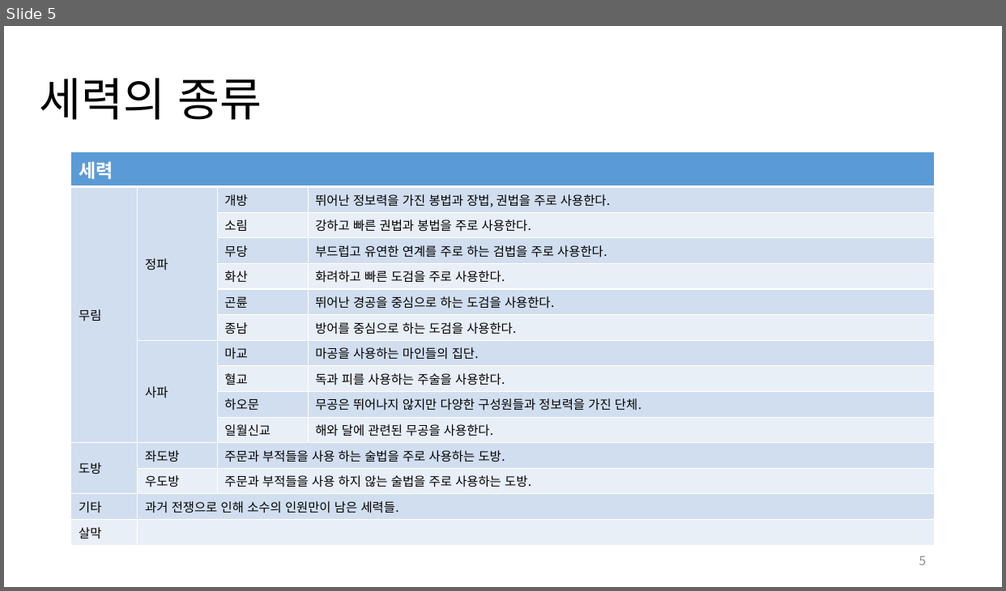
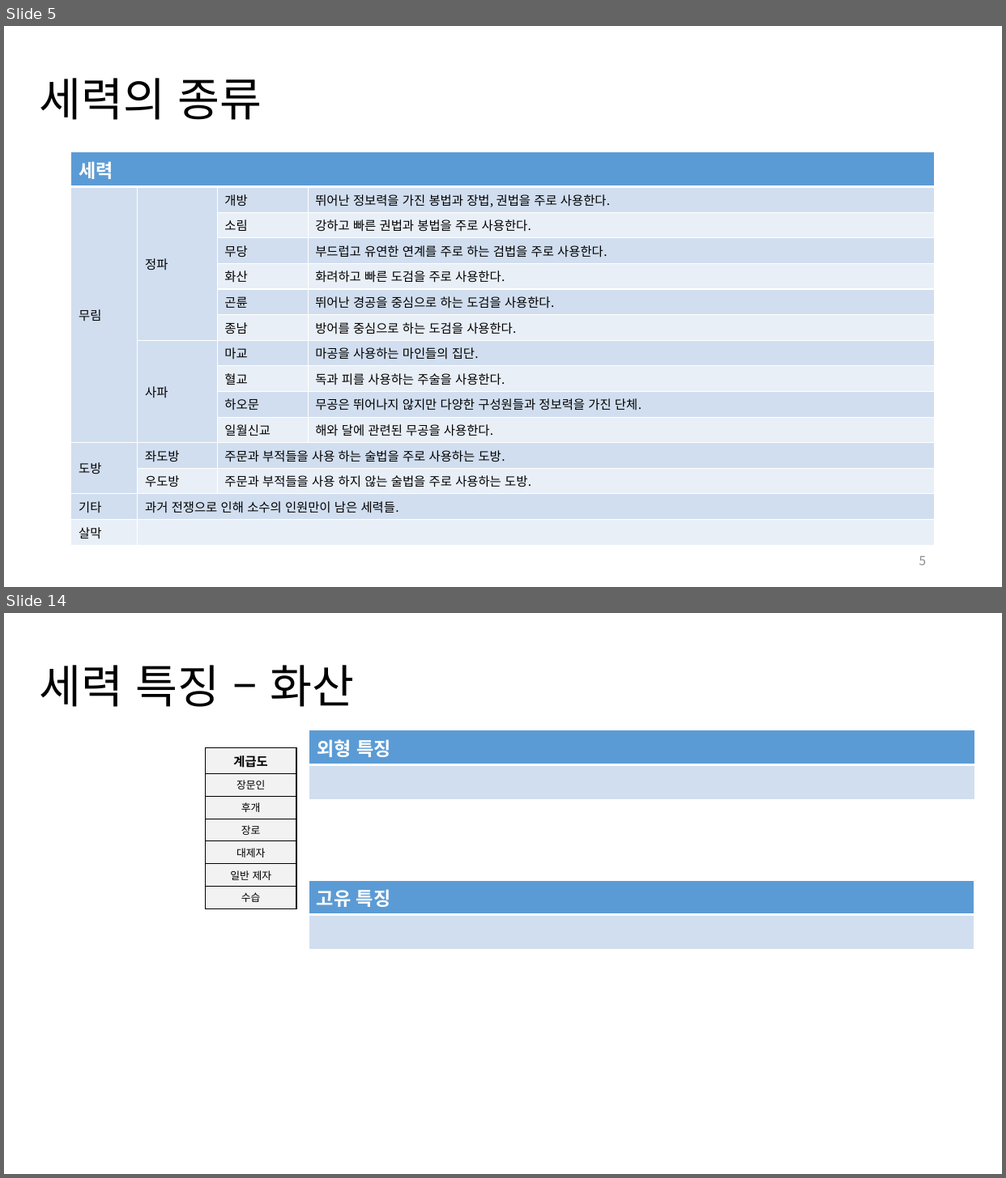
Before and after one commit to yjk0401/unityenginebasic_9th, a slide deck: 기획/세력 기획서.pptx. Shown one above the other, each under a label of ours: slide 5 before the commit, slides 5 and 14 after it; the slides between them are not shown. The pictures are 1006x591 and 1006x1178 pixels, drawn with LibreOffice and Linux fonts; fonts in the diff are those of the drawing. Boxes give left, top, right and bottom in pixels: in the first picture for what was removed or moved away, otherwise in the second. Text is boxed around its words. In the diff, an @@ line names an element or a change of style, - is before the commit and + after.

```diff
--- a/기획/세력 기획서.pptx
+++ b/기획/세력 기획서.pptx
@@ slide 14 added at [4, 613, 1002, 1174], background #FFFFFF @@
@@ title added at [39, 665, 355, 707], 44 pt, text #000000 @@
+세력 특징 – 화산
@@ table added at [309, 730, 975, 791], 2 rows, 1 columns @@
+외형 특징
+
@@ table added at [206, 748, 296, 905], 7 rows, 1 columns @@
+계급도
+장문인
+후개
+장로
+대제자
+일반 제자
+수습
@@ table added at [309, 880, 975, 941], 2 rows, 1 columns @@
+고유 특징
+
```
Also in this commit, not shown: 13 slides changed, 3 other slides added, 4 other files.
